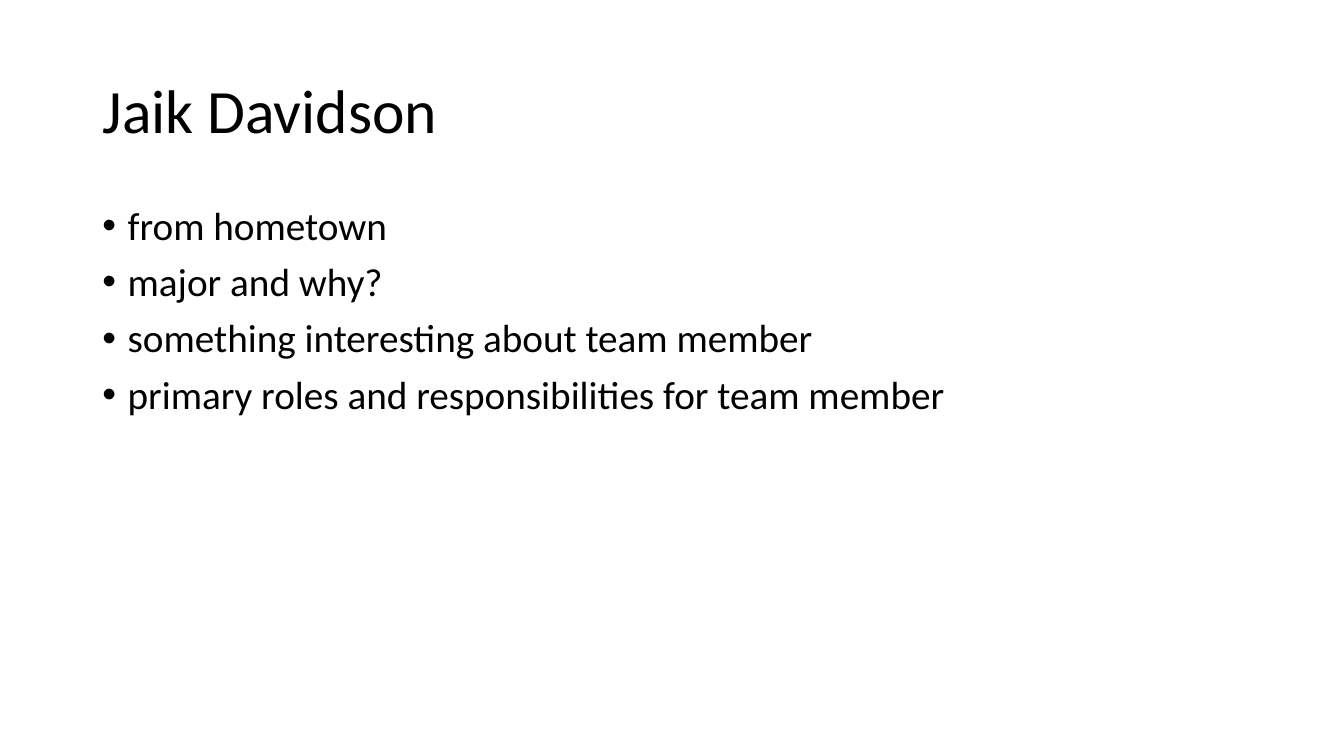
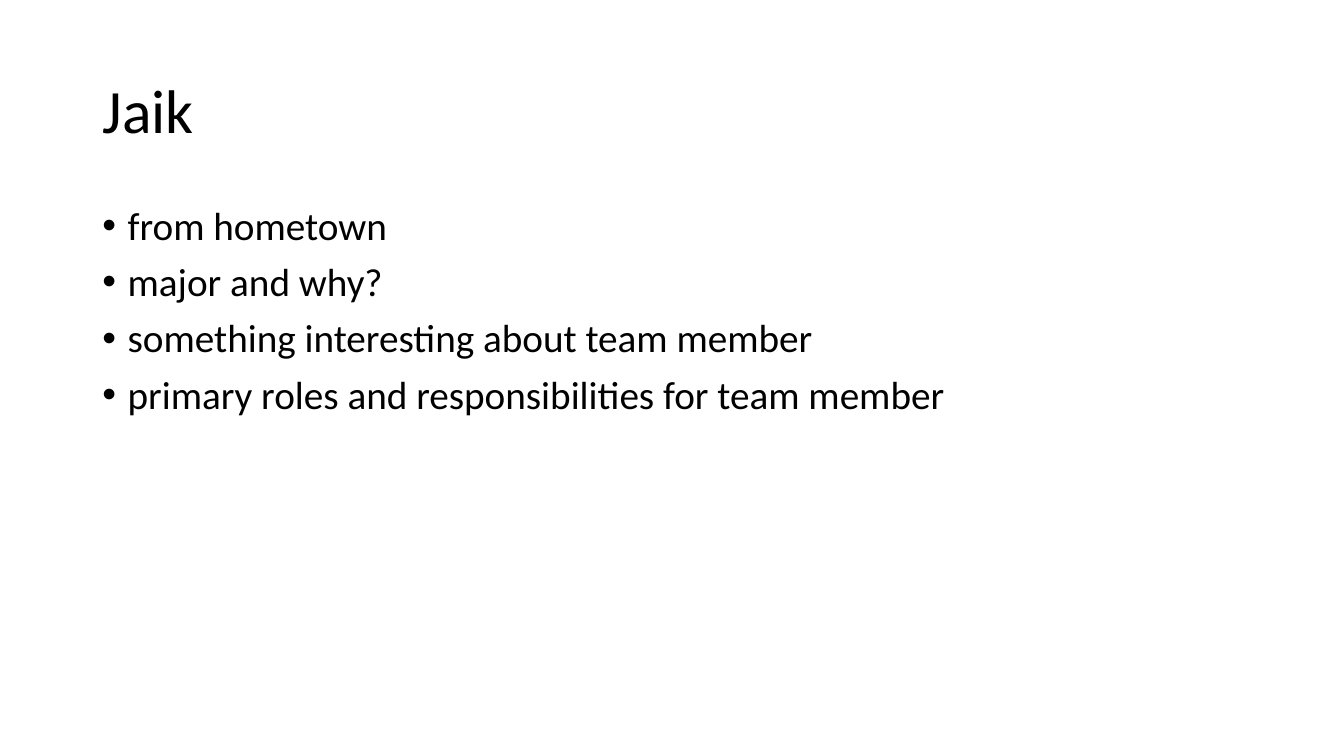
Before and after one commit to antoinemcabee/Mario-Bros., a slide deck: slide 6 of progressreport.pptx. Drawn at 1344x756 pixels with LibreOffice and Linux fonts; fonts in the diff are those of the drawing. Boxes give left, top, right and bottom in pixels: in the first picture for what was removed or moved away, otherwise in the second. Text is boxed around its words. In the diff, an @@ line names an element or a change of style, - is before the commit and + after.

```diff
--- a/progressreport.pptx
+++ b/progressreport.pptx
@@ title at [102, 90, 193, 134]: text changed @@
-Jaik Davidson
+Jaik
```
Also in this commit, not shown: 3 other slides changed.
